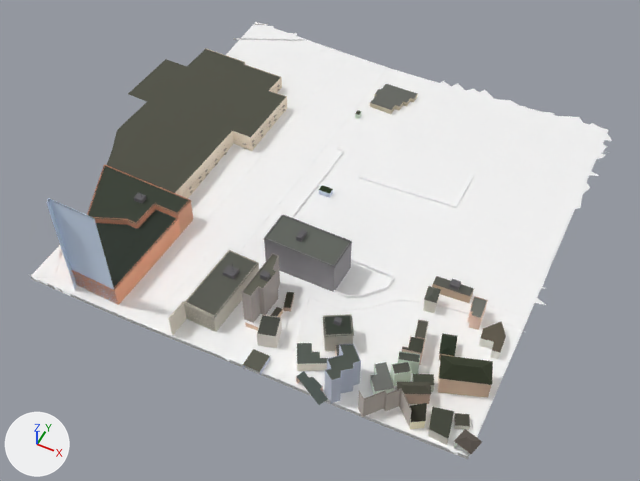
A saved change to the glTF model public/tiles/0/0_2.glb.
Before and after are seen from a camera (50 mm lens) standing at (284.0, -977.0, 359.0) and looking at (132.0, -673.0, -21.0). The axes (+X, +Y, +Z) are drawn at lower left. The lights are the same throughout. The older version comes first. Where no turn or scale is listed for an object, it has been applied to the vertices. Vertices at exactly the same position are counted once.

Objects in the first picture: 't0_0_2'.
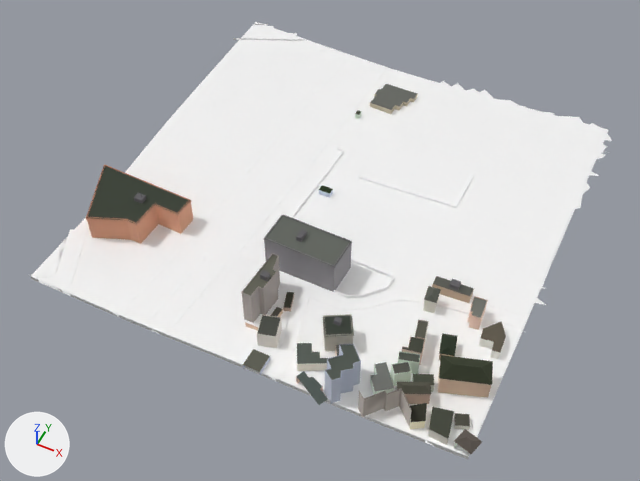
Where the newer file only moved an object's origin or applied its transform, the numbers keep the older frame.

Where the change shows, as pixel boxes (x1, y1, x2, y2) in the pictures (640 x 481 px):
```json
{"part": 1, "of": "me_t0_0_2", "change": "deleted", "before": [72, 82, 287, 336]}
{"part": 2, "of": "me_t0_0_2", "change": "cut back", "before": [47, 48, 371, 335], "after": [72, 85, 371, 336]}
```

Edits to the scene script, one JSON object a line:
```json
{"block": "me_t0_0_2", "where": "# used by ob_t0_0_2; location = (115.5, -640.9, 11.1)"}
{"op": "remove", "block": "me_t0_0_2", "code": "me_t0_0_2.from_pydata(...)  # 13874 vertices, 19868 faces; spans x -147.0..147.0, y -135.0..135.0, z -35.0..35.0"}
{"op": "add", "block": "me_t0_0_2", "code": "me_t0_0_2.from_pydata(...)  # 11824 vertices, 18301 faces; spans x -120.0..147.0, y -135.0..135.0, z -35.0..-5.0"}
{"block": "me_t0_0_2", "change": "me_t0_0_2 part 1: 264 loose pieces with 1932 vertices, spanning x -127.0..0.0, y -127.0..81.0, z -32.0..-9.0, are deleted"}
{"block": "me_t0_0_2", "change": "me_t0_0_2 part 2: 50 vertices moved within x -119.0..66.0, y -110.0..118.0, z -32.0..-9.0; 166 vertices removed from x -147.0..41.0, y -124.0..119.0, z -34.0..35.0; 48 vertices added at x -109.0..41.0, y -117.0..124.0, z -33.0..-8.0"}
{"block": "me_t0_0_2", "change": "other edits to the shape of me_t0_0_2 do not show in these pictures"}
{"op": "remove", "block": "me_t0_0_2", "code": "me_t0_0_2.materials.append(mat_facade_modern)"}
{"op": "remove", "block": "me_t0_0_2", "code": "me_t0_0_2.materials.append(mat_neon)"}
```
